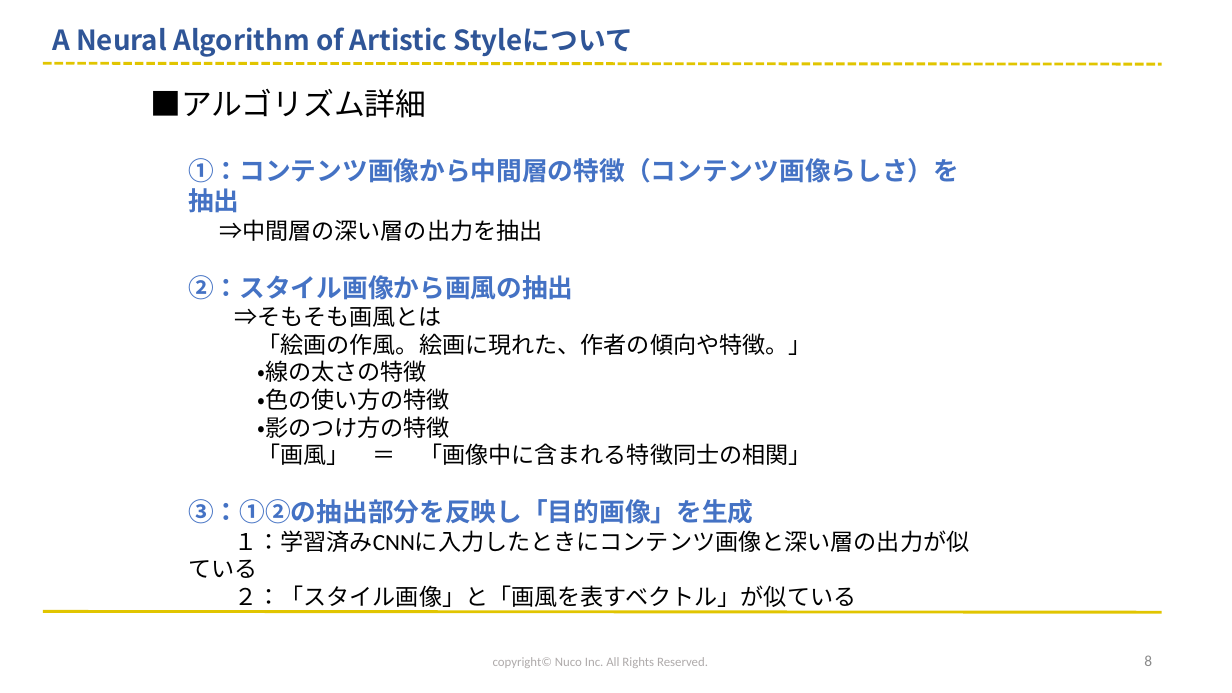
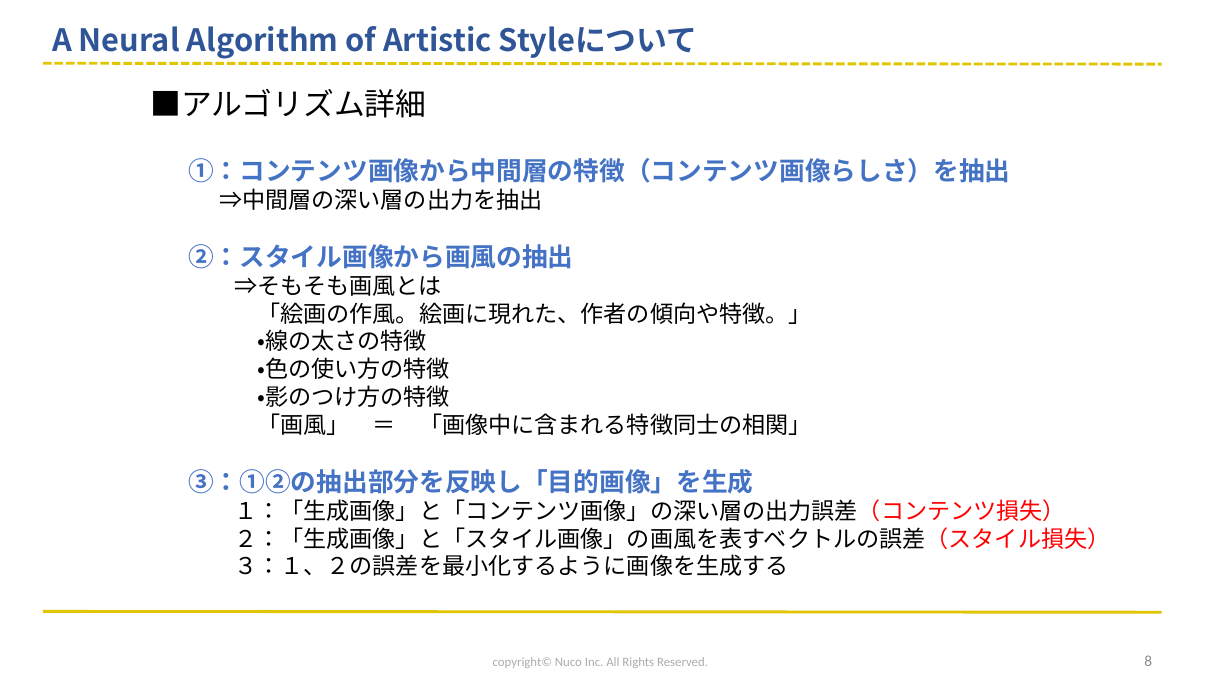
Before and after one commit to miniglobe/presentations, a slide deck: slide 8 of ALearnedRepresentationForArtisticStyle.pptx. Drawn at 1232x693 pixels with LibreOffice and Linux fonts; fonts in the diff are those of the drawing; background and template pictures are left out. Boxes give left, top, right and bottom in pixels: in the first picture for what was removed or moved away, otherwise in the second. Text is boxed around its words. In the diff, an @@ line names an element or a change of style, - is before the commit and + after.

```diff
--- a/ALearnedRepresentationForArtisticStyle.pptx
+++ b/ALearnedRepresentationForArtisticStyle.pptx
@@ title "A Neural Algorithm of Artistic ..." at (52, 26, 698, 59): size 21.6 to 24 pt @@
@@ text at (234, 499, 1110, 576): text changed @@
-１：学習済みCNNに入力したときにコンテンツ画像と深い層の出力が似ている
-２：「スタイル画像」と「画風を表すベクトル」が似ている
+１：「生成画像」と「コンテンツ画像」の深い層の出力誤差（コンテンツ損失）
+２：「生成画像」と「スタイル画像」の画風を表すベクトルの誤差（スタイル損失）
+３：１、２の誤差を最小化するように画像を生成する
```
Also in this commit, not shown: 18 other slides changed.
